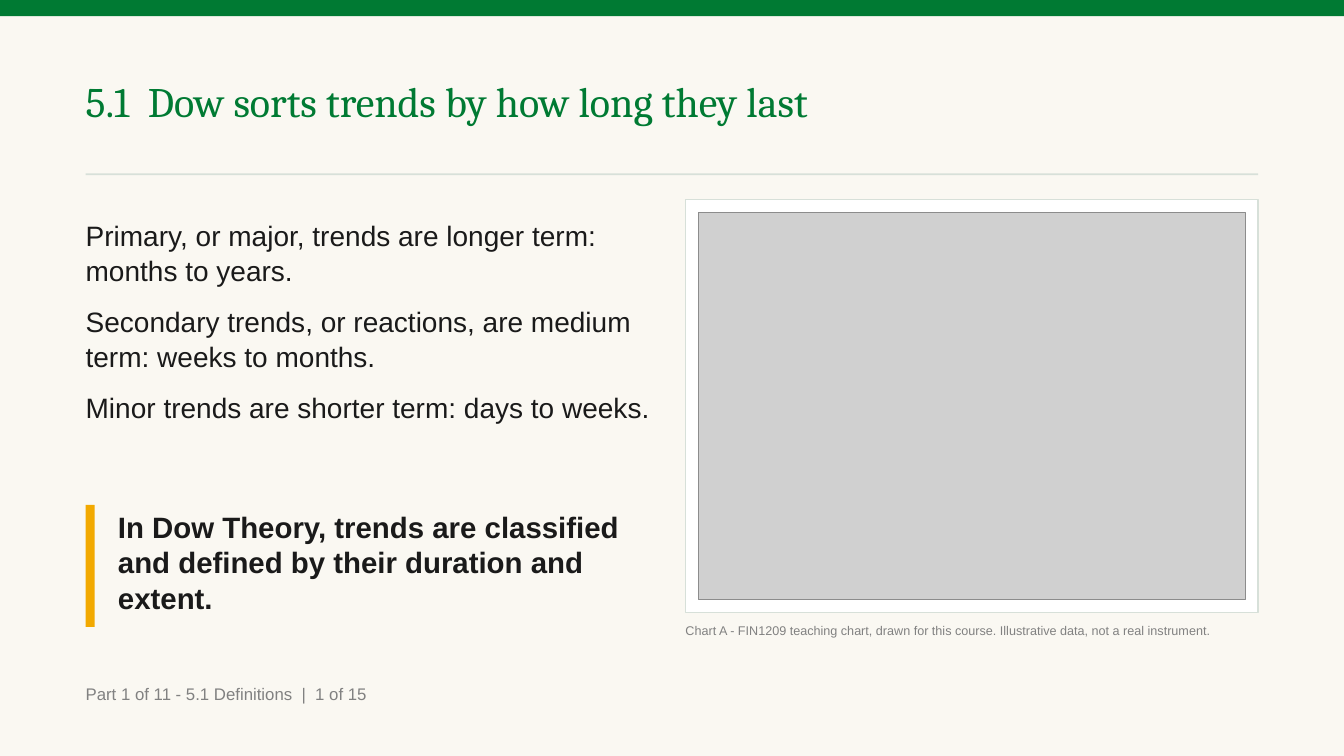
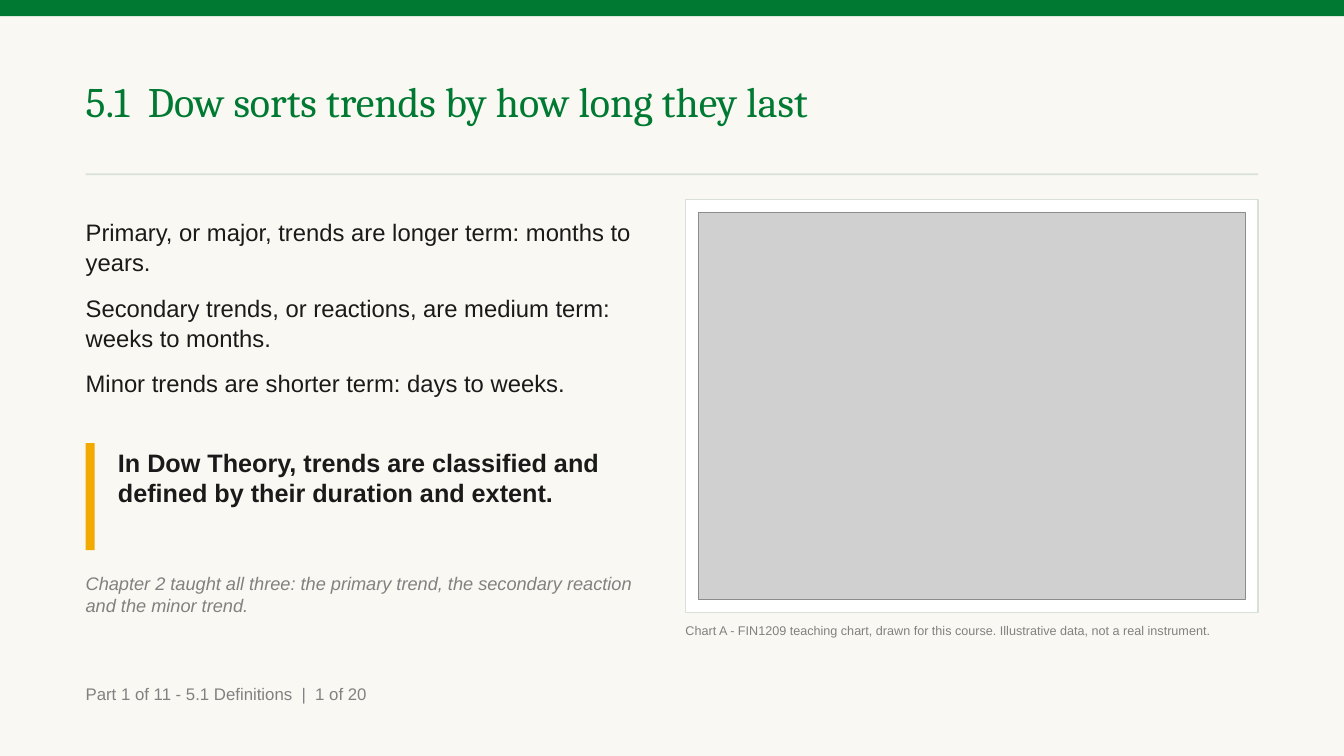
Before and after one commit to benjiesotelo-sudo/Telos_FIN1209, a slide deck: slide 4 of chapter-05/FIN1209-Chapter-05.pptx. Drawn at 1344x756 pixels with LibreOffice and Linux fonts; fonts in the diff are those of the drawing; grey boxes stand for pictures. Boxes give left, top, right and bottom in pixels: in the first picture for what was removed or moved away, otherwise in the second. Text is boxed around its words. In the diff, an @@ line names an element or a change of style, - is before the commit and + after.

Commit message:
Recall breakout by chapter before Chapter 5 widens it
The instructor read the breakout slide in 5.1 as contradicting Chapters 2
and 4, which had used the word only of price leaving a range. No chapter and
not the book ever defines it. Four slides now stand where one did: the
recall, by chapter, on Chapter 4's own PHP 40 to PHP 44 range; what Chapter
5 adds, a breakout through any level; the book's Figure 5.8; and the three
levels on price bars, with the stretch under the top read as a consolidation
at a higher degree. The slide says that join is ours.

Every term Chapters 1 to 4 mark, and every word they taught by use, was then
checked against this deck. Each recall names its chapter on the slide and no
longer only in the cue, because the deck is studied from a PDF with no cues.
Convergence, penetration, the consolidation phase and the filters say how
this chapter's use differs. chapter-05/README.md has the table and
TEMPLATE.md the rule.

Figures 5.7 and 5.9 get a companion chart on price bars, and the bar
stochastic gets a measured bar so Figure 5.18 can sit beside the
characteristic it draws. Six charts, AD to AI, on existing chartkit forms,
so no earlier chapter is rebuilt. The deck is 147 slides and 260 minutes at
the calibrated rate, and no pair slide is set below 17 point.

```diff
--- a/chapter-05/FIN1209-Chapter-05.pptx
+++ b/chapter-05/FIN1209-Chapter-05.pptx
@@ text "Primary, or major, trends are ..." at [86, 223, 631, 397]: size 20 to 17 pt @@
@@ rectangle: place and size @@
-rectangle at [86, 505, 95, 627]
+rectangle at [86, 444, 95, 551]
@@ text "In Dow Theory, trends are ...": place and size @@
-text "In Dow Theory, trends are ..." at [118, 516, 619, 610]
+text "In Dow Theory, trends are ..." at [118, 453, 599, 508]
@@ text "In Dow Theory, trends are ..." at [118, 453, 599, 508]: size 21 to 18 pt @@
@@ text added at [86, 577, 632, 612], 13 pt, text #818181, italic @@
+Chapter 2 taught all three: the primary trend, the secondary reaction and the minor trend.
@@ text at [86, 688, 367, 700]: text changed @@
-Part 1 of 11 - 5.1 Definitions | 1 of 15
+Part 1 of 11 - 5.1 Definitions | 1 of 20
```
Also in this commit, not shown: 54 other slides changed, 6 slides added, 6 other files.
